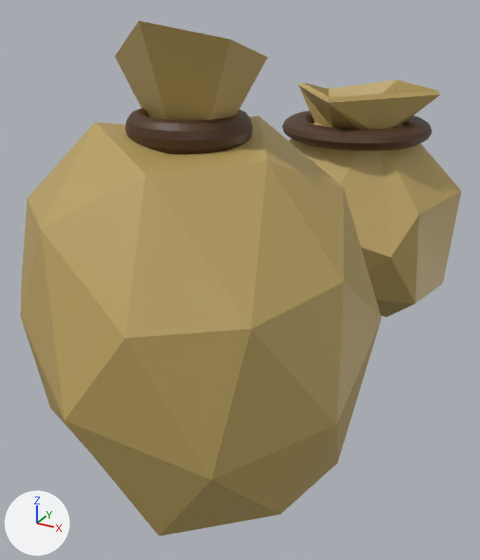
Renders of the Blender file Assets/Models/Bags.blend from each side of a commit.
Camera for both pictures: a 50 mm camera at (1.77, -3.92, 2.66) aimed at (-0.22, -0.3, 0.85). Lighting does not change. The marker at lower left points along +X, +Y and +Z.
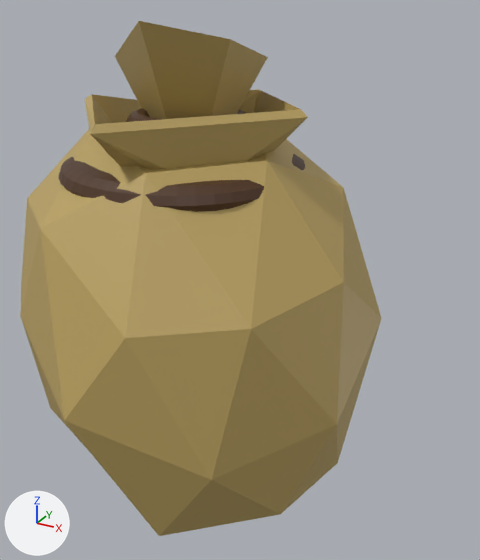
The newer file is also turned or shifted as a whole; pictures and numbers use the older file's frame.

Location of each change, [x1, y1, x2, y2] in pixels of the pictures (480 x 560 px):
'Icosphere.001', mesh moved
    before: [282, 80, 461, 317]
    after: [24, 89, 308, 379]

Diff of the bpy script that builds the scene:
```diff
--- a/Assets/Models/Bags.blend.py
+++ b/Assets/Models/Bags.blend.py
@@ me_icosphere_001 @@
 me_icosphere_001.from_pydata(...)  # 658 vertices, 731 faces; spans x -0.9..0.82, y -0.8..1.04, z -0.78..0.82
 # used by ob_icosphere_001; location = (0.0, 1.261, 0.989); scale = (1.0, 1.0, 1.2)
+# me_icosphere_001 part 1: the whole mesh is moved by (0.03, -2.54, 0.19)
 me_icosphere_001.materials.append(mat_material)
```
